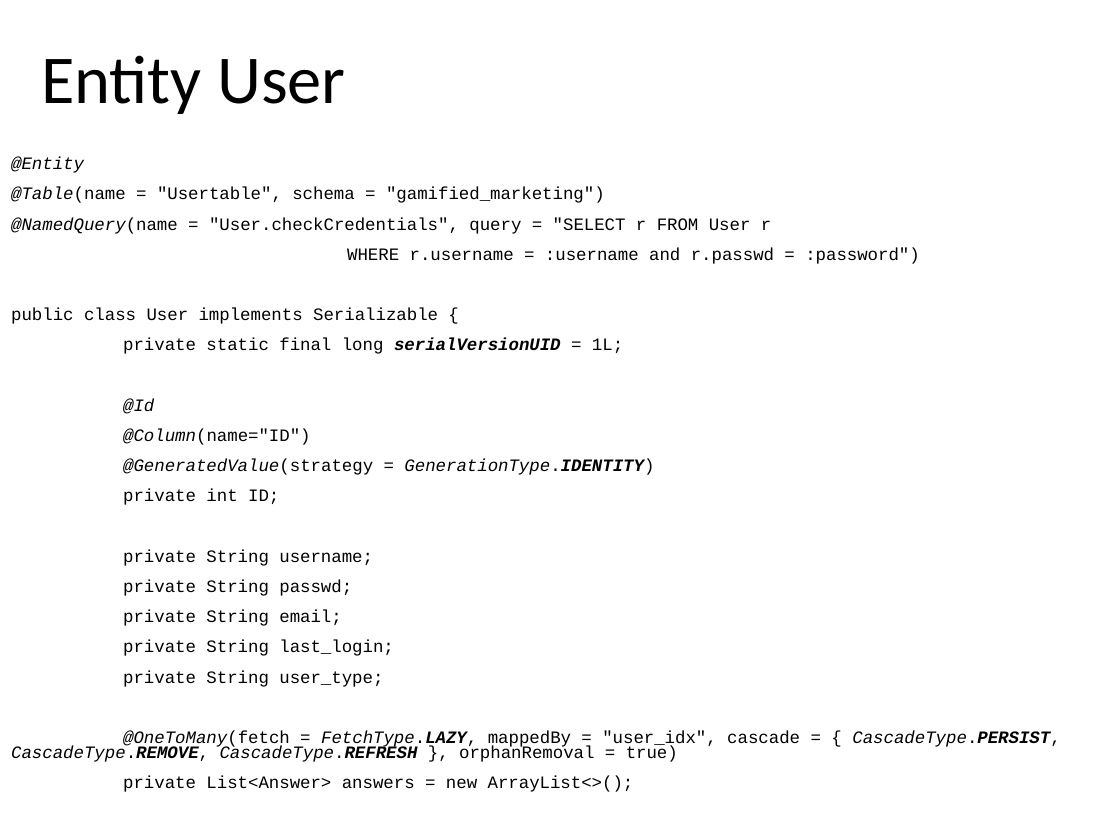
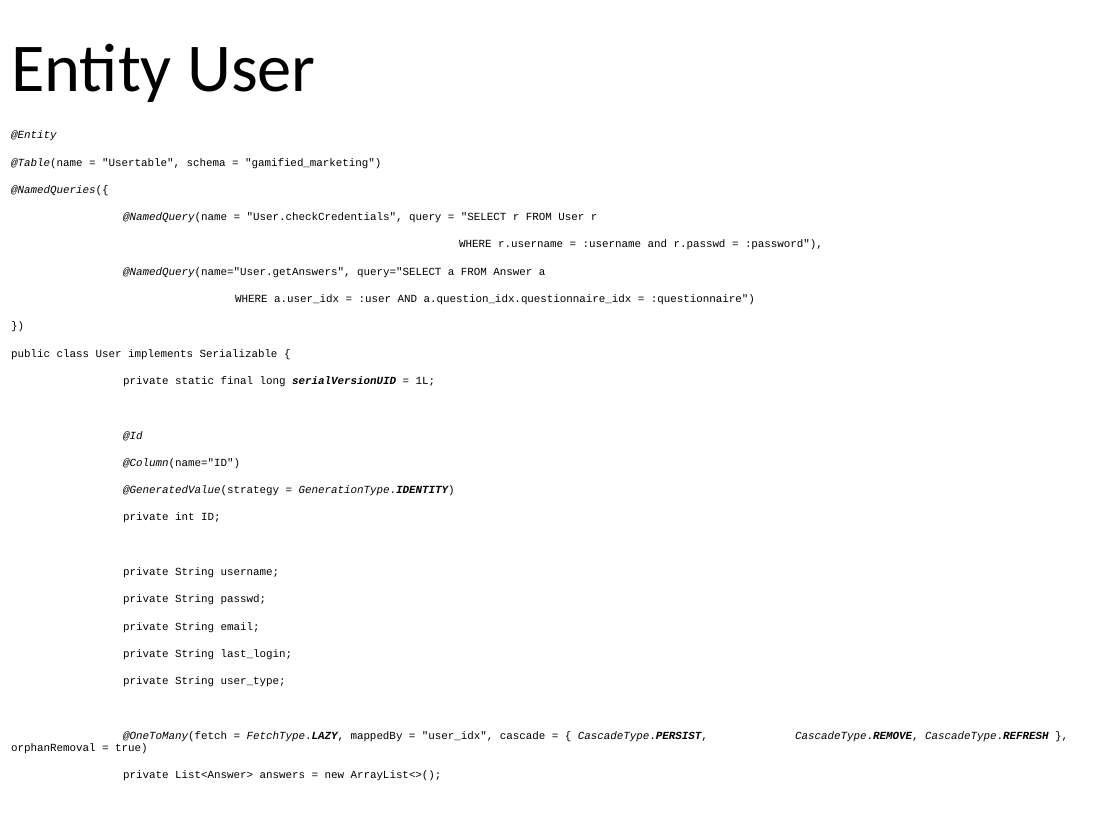
Before and after one commit to MatteoMakovec/GamifiedMarketingApplication, a slide deck: slide 14 of gamified_marketing_application.pptx. Drawn at 1120x840 pixels with LibreOffice and Linux fonts; fonts in the diff are those of the drawing. Boxes give left, top, right and bottom in pixels: in the first picture for what was removed or moved away, otherwise in the second. Text is boxed around its words. In the diff, an @@ line names an element or a change of style, - is before the commit and + after.

```diff
--- a/gamified_marketing_application.pptx
+++ b/gamified_marketing_application.pptx
@@ title "Entity User": place and size @@
-title "Entity User" at (41, 55, 345, 114)
+title "Entity User" at (11, 43, 315, 102)
@@ text "@Entity": place and size @@
-text "@Entity" at (11, 157, 1060, 792)
+text "@Entity" at (11, 131, 823, 781)
@@ text at (11, 131, 708, 781): size 11.2 to 7 pt in "@Entity", "@Table(name = "Usertable", schema = "gamified_marketing")", "@NamedQuery(name = "User.checkCredentials", query = "SELECT  ...", "public class User implements Serializable {" and 12 more places; line spacing 0.7 to 0.9 @@
@@ text at (11, 185, 108, 196): paragraph added @@
+@NamedQueries({
@@ text at (123, 240, 823, 305): text changed; size 11.2 to 7 pt @@
-WHERE r.username = :username and r.passwd = :password")
+WHERE r.username = :username and r.passwd = :password"),
+@NamedQuery(name="User.getAnswers", query="SELECT a FROM Answer a
+WHERE a.user_idx = :user AND a.question_idx.questionnaire_idx = :questionnaire")
+})
```
Also in this commit, not shown: 3 other slides changed.
